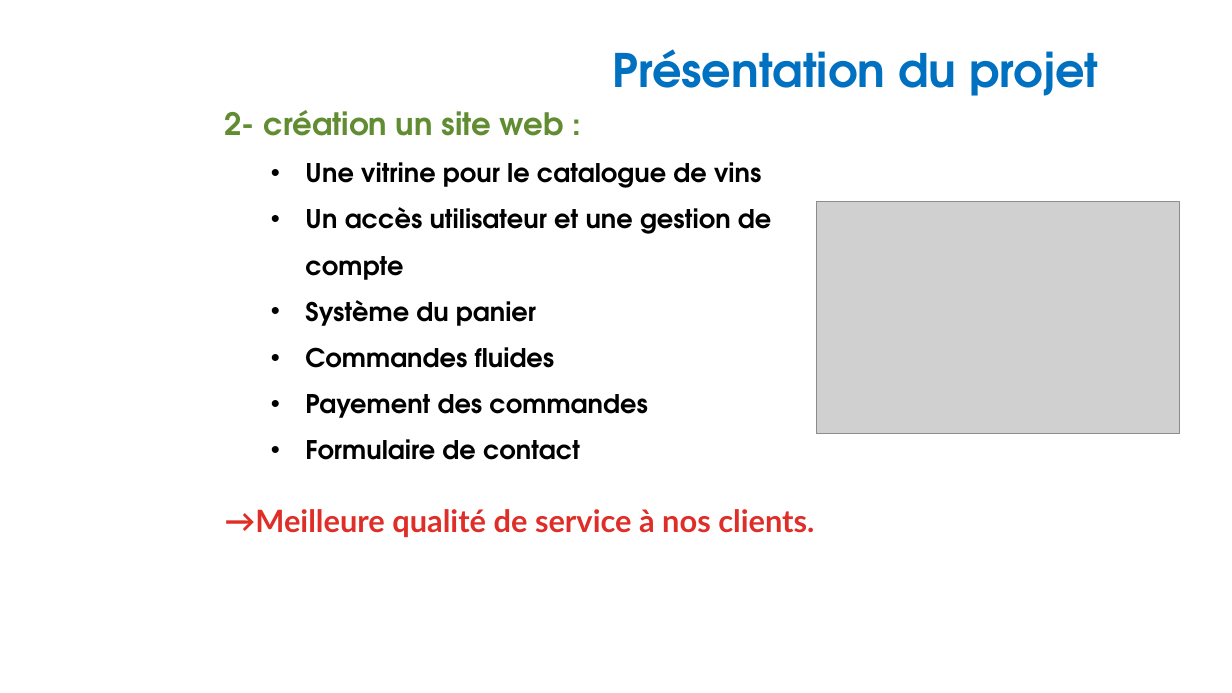
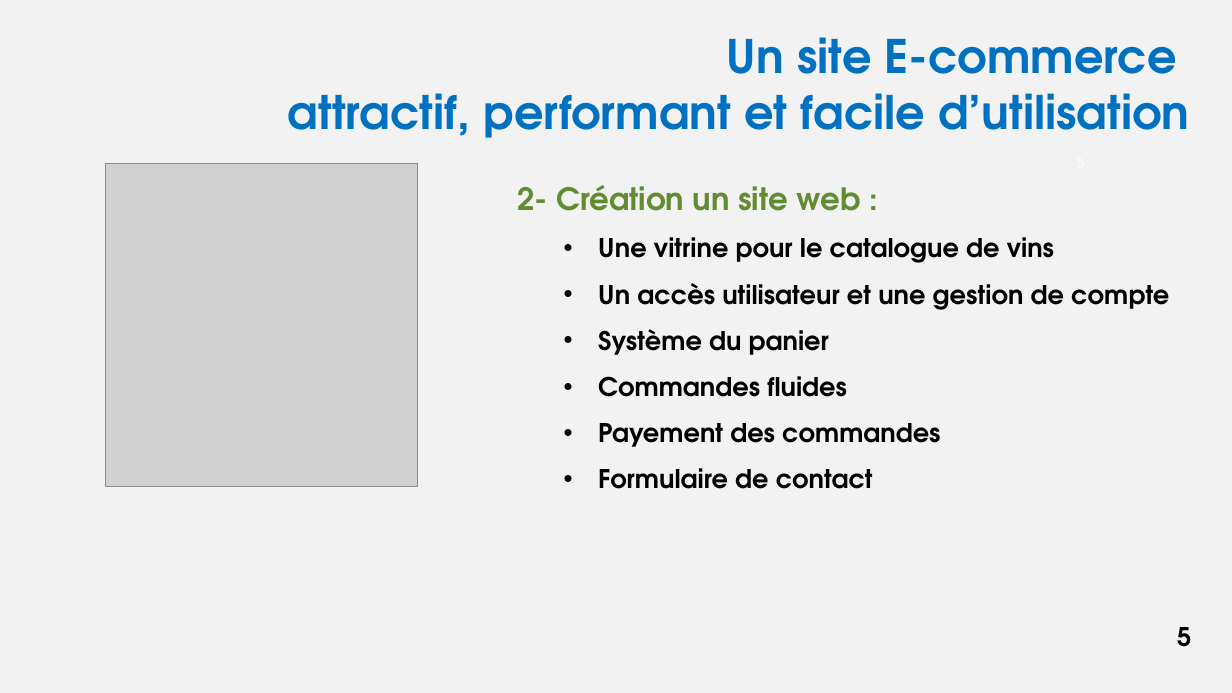
Before and after one commit to Bloc4CESI/Negosud, a slide deck: slide 5 of annexes/PrésentationNegosud.pptm (slide 4 before the commit). Drawn at 1232x693 pixels with LibreOffice and Linux fonts; fonts in the diff are those of the drawing; grey boxes stand for pictures; background and template pictures are left out. Boxes give left, top, right and bottom in pixels: in the first picture for what was removed or moved away, otherwise in the second. Text is boxed around its words. In the diff, an @@ line names an element or a change of style, - is before the commit and + after.

Commit message:
feature -app command client

```diff
--- a/annexes/PrésentationNegosud.pptm
+++ b/annexes/PrésentationNegosud.pptm
@@ background #FFFFFF to #F2F2F2 @@
@@ text added at (288, 37, 1189, 138), 36 pt, text #0070C0, bold @@
+Un site E-commerce
+attractif, performant et facile d’utilisation
@@ text removed at (612, 49, 1098, 96) @@
-Présentation du projet
@@ text "2- Création un site web ...": place and size @@
-text "2- Création un site web ..." at (225, 110, 814, 537)
+text "2- Création un site web ..." at (517, 185, 1169, 489)
@@ picture added at (106, 163, 418, 487) @@
@@ text at (517, 185, 861, 211): text changed @@
-2- création un site web :
+2- Création un site web :
@@ picture removed at (816, 201, 1179, 433) @@
@@ text at (225, 509, 814, 537): paragraph removed @@
-→Meilleure qualité de service à nos clients.
@@ page number added at (1177, 627, 1191, 647), 20 pt, text #000000, bold @@
+5
```
Also in this commit, not shown: 13 other slides changed, 1 slide added, 7 other files.
